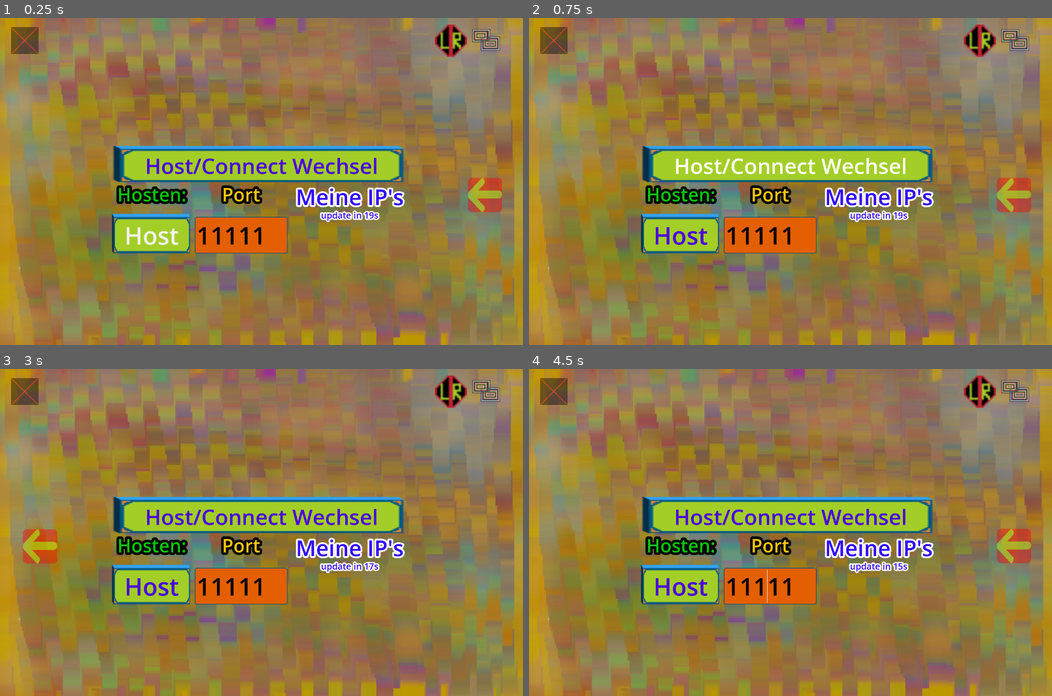
Above: before the commit, frames 1-4 (two rows, left to right).
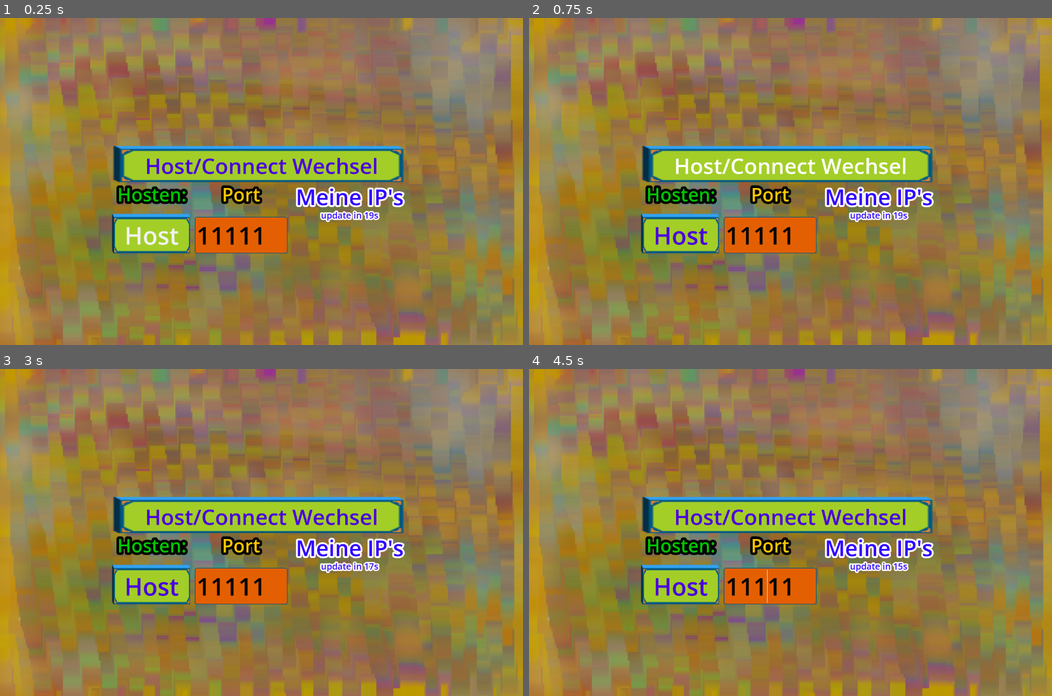
Above: after the commit, the same moments.

Repository: NIK-98/Paint_The_Ground
Game: Godot game, scene res://sceens/main.tscn
Same seed, same stepped clock (60 frames per second), same inputs: the game is played once before the commit and once after it.
Inputs (mouse positions are in pixels of both pictures, inside the frame that each line leads up to):
- Up to frame 1 (0.25 s): no input
- Up to frame 2 (0.75 s): move the mouse to (905, 165) at 0.52 s; hold D (right) from 0.53 s (still down); hold P (Info) from 0.53 s (still down); click (905, 165) at 0.67 s
- Up to frame 3 (3 s): release D (right) at 1.25 s; release P (Info) at 1.25 s; click "Host/Connect Wechsel" at 1.25 s; click "Host" at 2 s; move the mouse to (156, 548) at 2.77 s; hold S (down) from 2.78 s (still down); tap M (modus) at 2.85 s; click (156, 548) at 2.92 s
- Up to frame 4 (4.5 s): tap Enter at 3.5 s; move the mouse to (842, 460) at 3.52 s; release S (down) at 3.53 s; hold D (right) 3.53-4.28 s; hold P (Info) 3.53-4.28 s; click (842, 460) at 3.67 s; tap Space at 4.25 s; move the mouse to (764, 597) at 4.27 s; hold W (up) from 4.28 s (still down); tap M (modus) at 4.35 s; click (764, 597) at 4.42 s

The runs differ from the first frame. In frame 1, 1.8% of the frame differs, in the area x 2-96%, y 2-60%; in frame 2, 1.8%; in frame 3, 1.8%; in frame 4, 1.8%.

Commit message:
Version 39

Diff:
--- a/project.godot
+++ b/project.godot
@@ -163,10 +163,6 @@
 ]
 }
 
-[input_devices]
-
-pointing/emulate_touch_from_mouse=true
-
 [rendering]
 
 renderer/rendering_method="gl_compatibility"
Not shown, changed: export_presets.cfg
